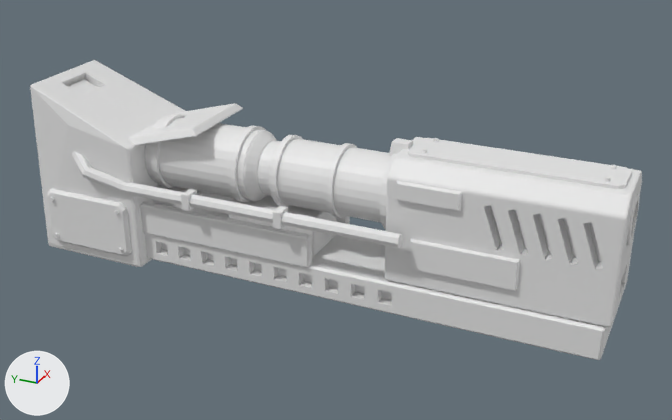
What one commit did to the OBJ model Assets/Resources/Models/Thunder_M2/barrel.obj.
Camera for both pictures: a 50 mm camera at (-1.517, -1.319, 0.723) aimed at (0.013, -0.631, -0.042). The axes (+X, +Y, +Z) are drawn at lower left. The lights are the same throughout. The picture after the commit comes second. Where no turn or scale is listed for an object, it has been applied to the vertices. Vertices at exactly the same position are counted once.

Objects in the first picture: 'barrel'.
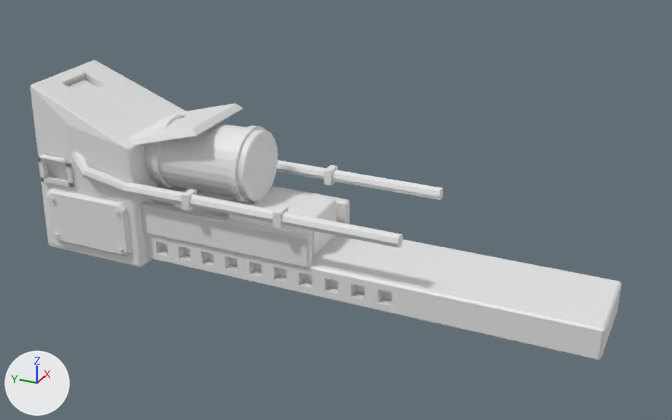
Pixel boxes [x1, y1, x2, y2] of what changed, in the pictures (672 x 420 px; the box of a moved part takes in the faces that stretch with it):
'barrel', reshaped: before [30, 60, 642, 360]; after [30, 60, 621, 360]
part 1 of me_barrel, added: after [40, 155, 66, 164]
part 2 of me_barrel, added: after [38, 157, 74, 187]
part 3 of me_barrel, deleted: before [269, 135, 642, 327]
part 4 of me_barrel, deleted: before [244, 131, 281, 201]
part 5 of me_barrel, moved or reshaped: before [30, 87, 138, 266]; after [31, 87, 138, 266]

What the commit changed:
me_barrel is used by ob_barrel; location (0.0, 0.0, 0.0).
me_barrel had 3772 vertices, 7452 faces and spanned x -0.143..0.167, y -1.193..0.0, z -0.195..0.168.
me_barrel now has 2191 vertices, 4246 faces and spans x -0.143..0.167, y -1.179..0.0, z -0.195..0.168.
me_barrel part 1: a new loose piece, an 8-sided cylinder along y spanning x -0.128..-0.117, y -0.083..-0.025, z 0.017..0.028.
me_barrel part 2: a new loose piece of 24 vertices spanning x -0.123..-0.115, y -0.094..-0.013, z -0.034..0.019.
me_barrel part 3: 20 loose pieces with 1444 vertices, spanning x -0.096..0.096, y -1.193..-0.524, z -0.117..0.131, are deleted.
me_barrel part 4: 183 vertices removed from x -0.071..0.071, y -0.524..-0.474, z -0.04..0.101.
me_barrel part 5: 6 vertices moved from x -0.117, y -0.202..-0.016, z -0.151..0.065 to x -0.117..-0.11, y -0.2..-0.015, z -0.147..0.057; 41 vertices removed from x -0.117..-0.107, y -0.219..-0.004, z -0.153..0.122; 47 vertices added at x -0.117..-0.099, y -0.2..-0.009, z -0.149..0.128.
